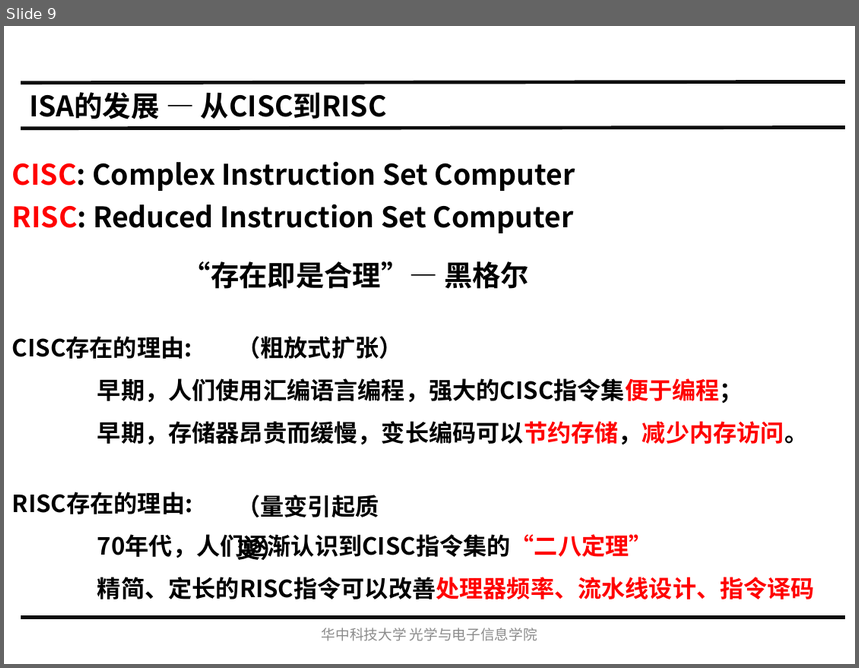
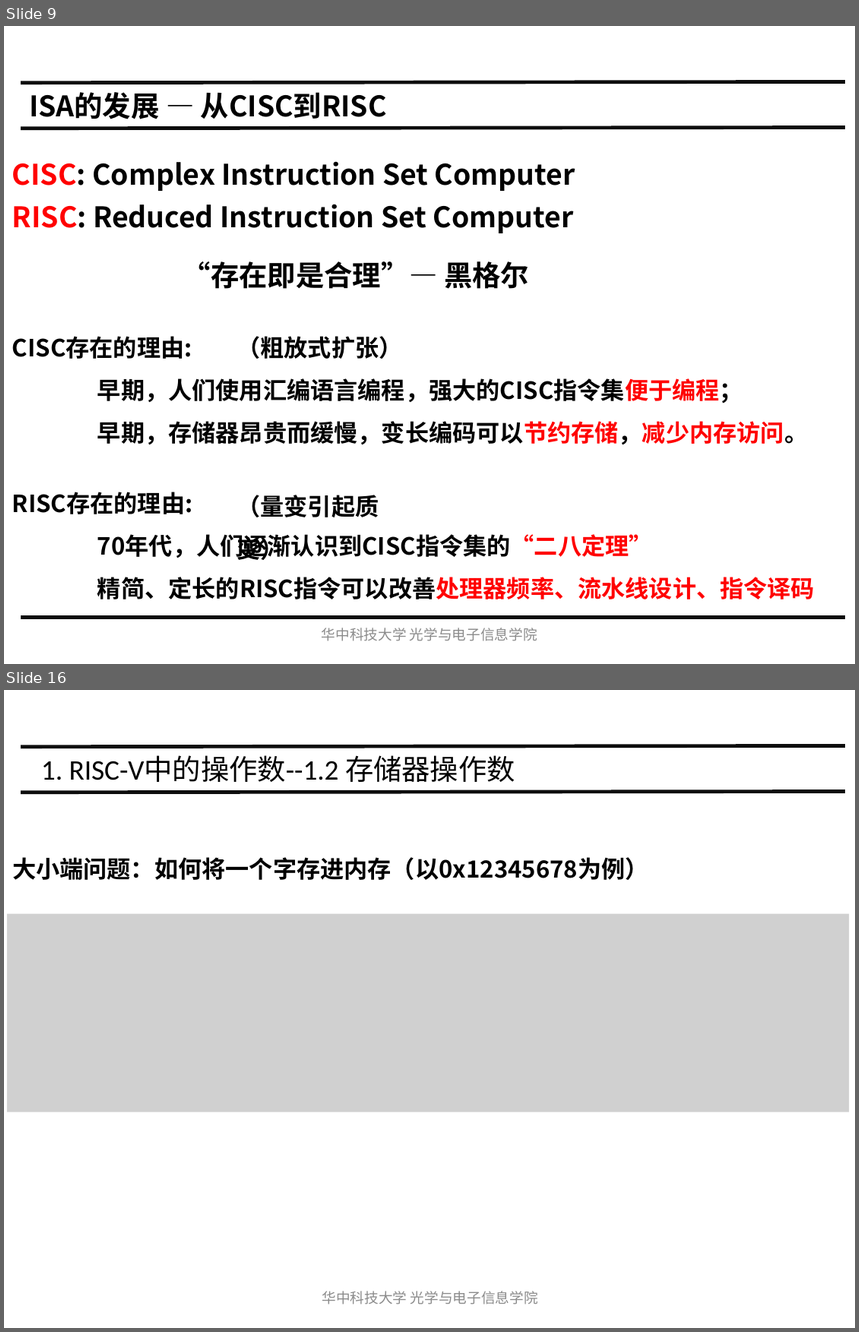
Before and after one commit to hust-gaoyujing/routine, a slide deck: daily/202105-risc-v/20200507-IS/Ch2 指令集体系结构.pptx. Shown one above the other, each under a label of ours: slide 9 before the commit, slides 9 and 16 after it; the slides between them are not shown. The pictures are 859x668 and 859x1332 pixels, drawn with LibreOffice and Linux fonts; fonts in the diff are those of the drawing; grey boxes stand for pictures. Boxes give left, top, right and bottom in pixels: in the first picture for what was removed or moved away, otherwise in the second. Text is boxed around its words. In the diff, an @@ line names an element or a change of style, - is before the commit and + after.

```diff
--- a/daily/202105-risc-v/20200507-IS/Ch2 指令集体系结构.pptx
+++ b/daily/202105-risc-v/20200507-IS/Ch2 指令集体系结构.pptx
@@ slide 16 added at <box>4,690,855,1328</box>, background #FFFFFF @@
@@ line added from (21, 747) to (845, 746), #0D0D0D 3 pt @@
@@ title added at <box>41,755,515,782</box>, 24 pt, text #000000 @@
+1. RISC-V中的操作数--1.2 存储器操作数
@@ line added from (21, 792) to (845, 791), #0D0D0D 3 pt @@
@@ text added at <box>12,857,649,880</box>, 20 pt, text #000000, bold @@
+大小端问题：如何将一个字存进内存（以0x12345678为例）
@@ picture added at <box>6,914,849,1113</box> @@
@@ text added at <box>322,1291,538,1305</box>, 12 pt, text #8C8C8C @@
+华中科技大学光学与电子信息学院
```
Also in this commit, not shown: 2 slides changed, 43 other slides added, 7 other files.
